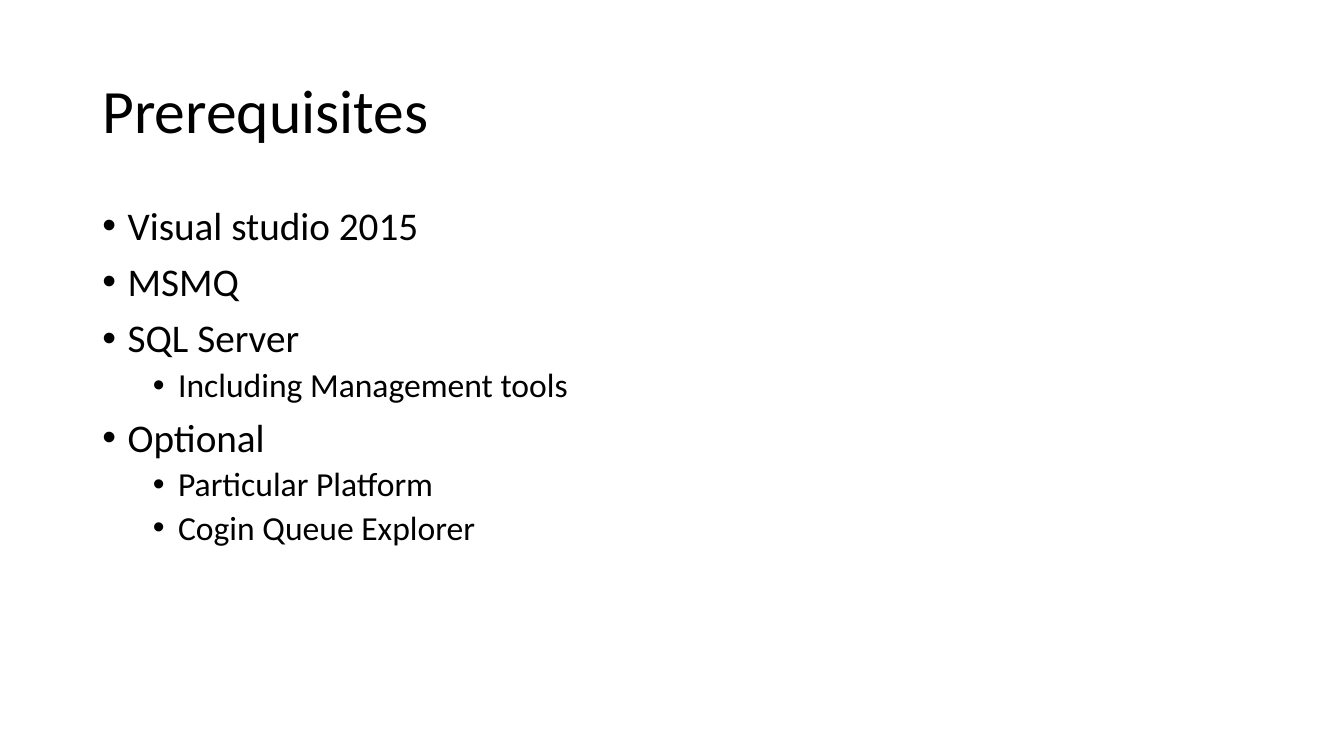
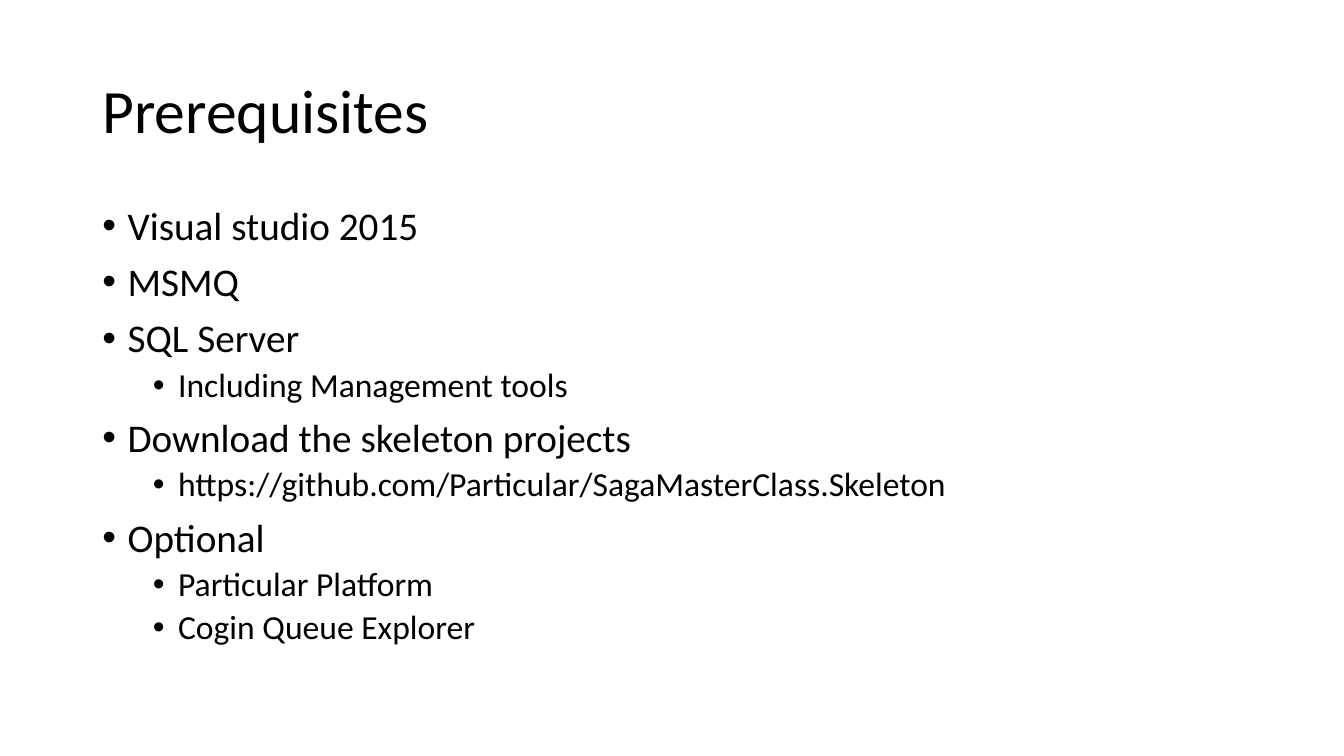
Before and after one commit to Particular/SagaMasterClass, a slide deck: slide 2 of SagaMasterClass.pptx (slide 3 before the commit). Drawn at 1344x756 pixels with LibreOffice and Linux fonts; fonts in the diff are those of the drawing. Boxes give left, top, right and bottom in pixels: in the first picture for what was removed or moved away, otherwise in the second. Text is boxed around its words. In the diff, an @@ line names an element or a change of style, - is before the commit and + after.

Commit message:
Added the skeleton link to the pre reqs

```diff
--- a/SagaMasterClass.pptx
+++ b/SagaMasterClass.pptx
@@ text at [128, 424, 946, 502]: paragraphs added @@
+• Download the skeleton projects
+  • https://github.com/Particular/SagaMasterClass.Skeleton
```
Also in this commit, not shown: 8 other slides changed, 9 slides removed.
